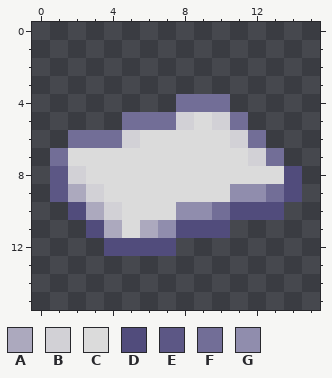
File history of a pixel-art sprite, src/main/resources/assets/sticky_foundations/textures/resources/lead/lead_plate.png. The picture above is the old version.
The file is 16x16 pixels. Pixels under 10% opacity are left out. Colours within 5 levels of each other are drawn and written as one.
Palette (. is transparent): A #aca9be  B #d2d1d6  C #dbdbdb  D #514c7c  E #5c5785  F #726e97  G #908dad
Once edited:
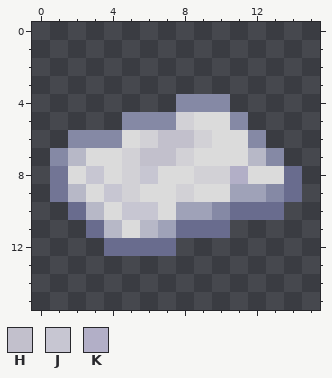
Colours new in this view: H #c2c0cc  J #c7c6d2  K #b2afc7
Difference:
colour A: #aca9be -> #b7b8c7
colour D: #514c7c -> #696c8e
colour E: #5c5785 -> #727595
colour F: #726e97 -> #8589a5
colour G: #908dad -> #9fa2b8
y 5: x 10 B -> C
y 6: x 5..9 BCCCC -> CBHHB; x 11 B -> C
y 7: x 2 C -> A; x 5..8 CCCC -> BHHB; x 12 B -> A
y 8: x 2..3 BC -> CJ; x 5..6 CC -> BJ; x 9..11 CCC -> BBK
y 9: x 3..5 BCC -> CJB; x 8 C -> B
y 10: x 4..6 BCC -> CJJ
